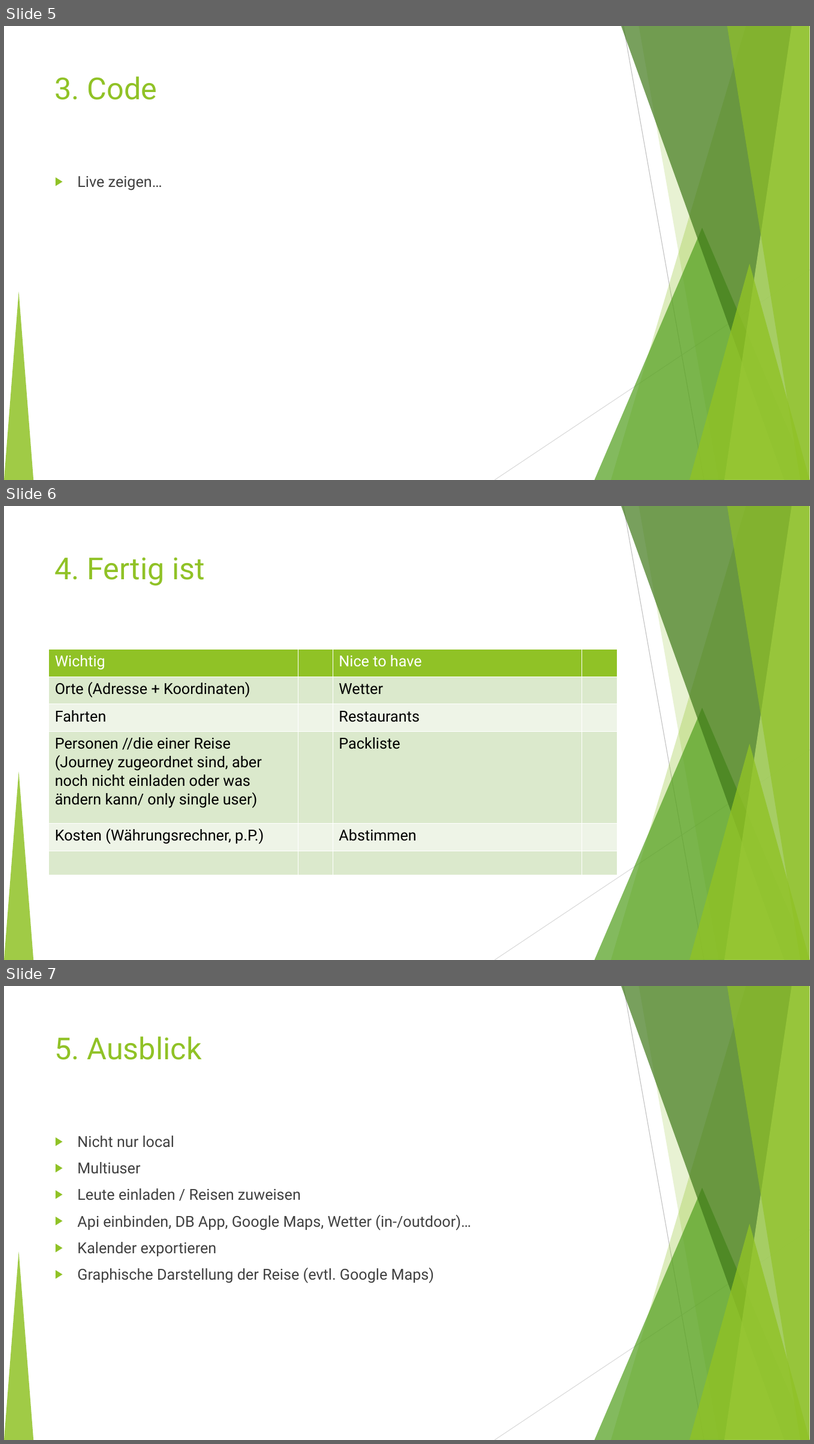
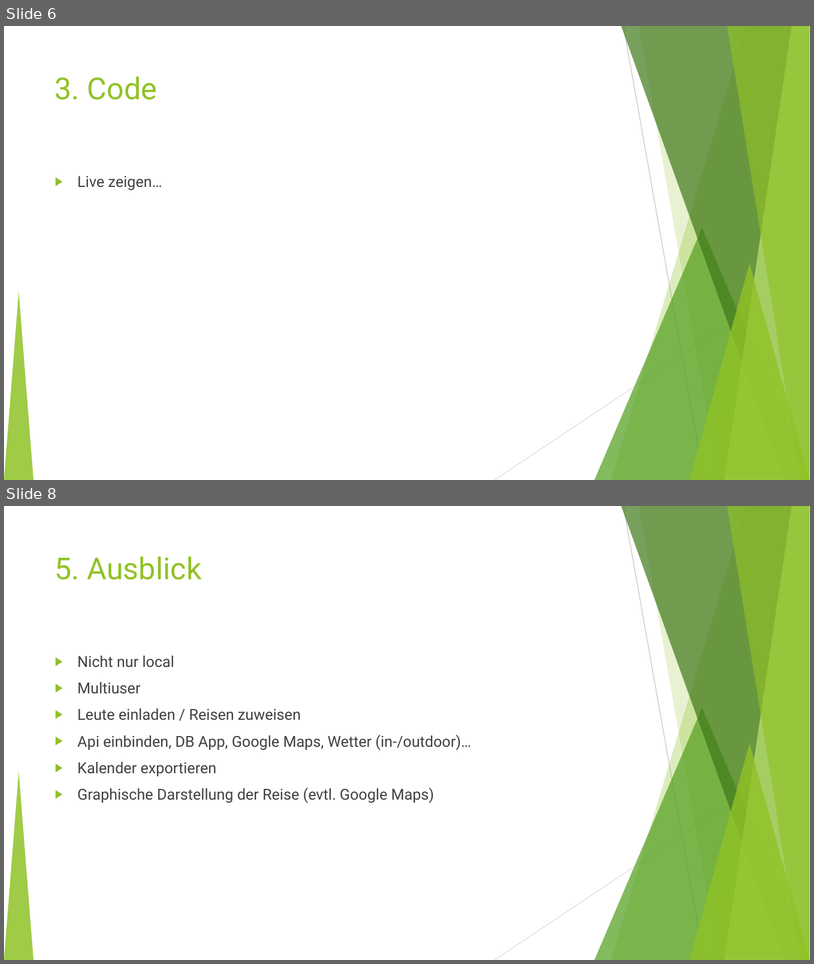
Before and after one commit to fh-erfurt/TravelBuddy-REST, a slide deck: doc/Präsentation/TravelBuddy_1.ppt. Shown one above the other, each under a label of ours: slides 5, 6 and 7 before the commit, slides 6 and 8 after it; the slides between them are not shown. The pictures are 814x1444 and 814x964 pixels, drawn with LibreOffice and Linux fonts; fonts in the diff are those of the drawing. Boxes give left, top, right and bottom in pixels: in the first picture for what was removed or moved away, otherwise in the second. Text is boxed around its words. In the diff, an @@ line names an element or a change of style, - is before the commit and + after.

```diff
--- a/doc/Präsentation/TravelBuddy_1.ppt
+++ b/doc/Präsentation/TravelBuddy_1.ppt
@@ slide 6 removed at <box>4,506,810,960</box>, background #FFFFFF; not listed: 10 template elements that a slide beside it also shows @@
@@ title removed at <box>55,557,205,586</box> @@
-4. Fertig ist
@@ table removed at <box>49,649,617,874</box>, 6 rows, 4 columns @@
-Wichtig |  | Nice to have | 
-Orte (Adresse + Koordinaten) |  | Wetter | 
-Fahrten |  | Restaurants | 
-Personen //die einer Reise (Journey zugeordnet sind, aber noch nicht einladen oder was ändern kann/ only single user) |  | Packliste | 
-Kosten (Währungsrechner, p.P.) |  | Abstimmen | 
- |  |  | 
@@ what was slide 5 is now slide 6 @@
@@ what was slide 7 is now slide 8 @@
```
Also in this commit, not shown: 4 slides changed, 3 slides added.
